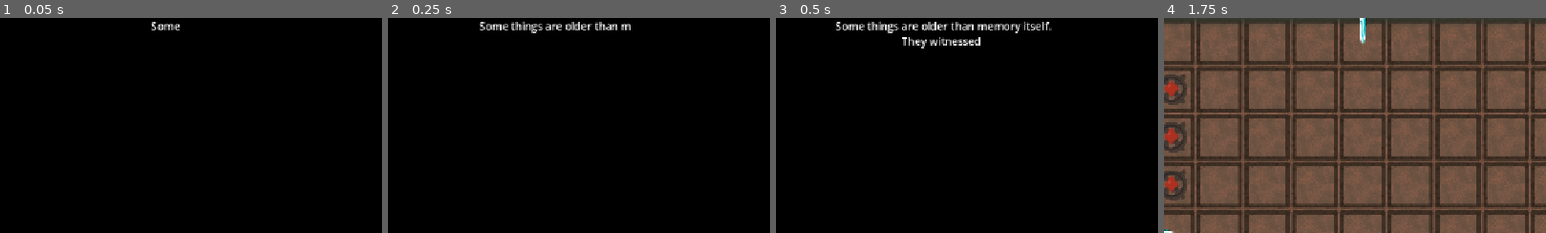
Above: before the commit, frames 1-4 (left to right).
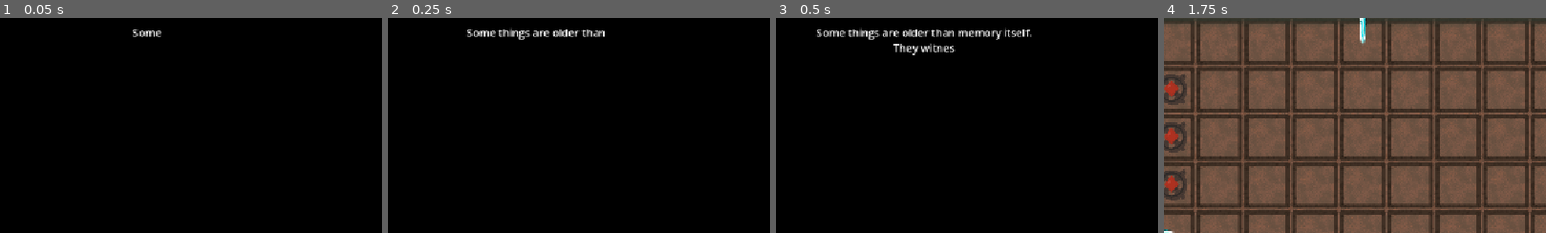
Above: after the commit, the same moments.

Repository: Wallted/ldjam-60
Game: Godot game, scene res://main.tscn
The game is run twice, just before and just after one commit, with the same random seed, the same clock (stepped at 60 frames per second) and the same inputs.
Inputs (mouse positions are % of the whole screen's width and height, from its top left):
- Up to frame 1 (0.05 s): no input
- Up to frame 2 (0.25 s): no input
- Up to frame 3 (0.5 s): no input
- Up to frame 4 (1.75 s): click "PLAY" at 0.5 s; move the mouse to (72, 45) at 1.27 s; hold W from 1.28 s (still down); tap R (rotate) at 1.35 s; click (72, 45) at 1.42 s
The pictures show only the part of the screen within x 24-74%, y 0-50%; the shares and areas given below are measured in that part.

The runs differ from the first frame. In frame 1, 0.4% of the frame differs, in the area x 34-48%, y 1-9%; in frame 2, 1.9%; in frame 3, 3.6%, in the area x 10-73%, y 1-18%; in frame 4, nothing differs.

Commit message:
[feature] adjustments

Diff:
--- a/main.gd
+++ b/main.gd
@@ -3,7 +3,7 @@
 @onready var color_rect: ColorRect = $CanvasLayer/TitleScreen/ColorRect
 @onready var button: Button = $CanvasLayer/TitleScreen/Button
 @onready var title_screen: Control = $CanvasLayer/TitleScreen
-@onready var title_text: RichTextLabel = $CanvasLayer/TitleScreen/TitleText
+@onready var title_text: RichTextLabel = $CanvasLayer/TitleScreen/MarginContainer/TitleText
 
 func _ready() -> void:
 	GameState.pause_game()
--- a/main.tscn
+++ b/main.tscn
@@ -118,10 +118,17 @@
 mouse_filter = 2
 color = Color(0, 0, 0, 1)
 
-[node name="TitleText" type="RichTextLabel" parent="CanvasLayer/TitleScreen" unique_id=2133776224]
-layout_mode = 0
-offset_right = 1057.0
-offset_bottom = 777.0
+[node name="MarginContainer" type="MarginContainer" parent="CanvasLayer/TitleScreen" unique_id=1520306389]
+layout_mode = 0
+offset_right = 1000.0
+offset_bottom = 12555.0
+theme_override_constants/margin_left = 10
+theme_override_constants/margin_top = 10
+theme_override_constants/margin_right = 10
+theme_override_constants/margin_bottom = 10
+
+[node name="TitleText" type="RichTextLabel" parent="CanvasLayer/TitleScreen/MarginContainer" unique_id=2133776224]
+layout_mode = 2
 text = "Some things are older than memory itself.
 They witnessed the rise and fall of entire civilizations and endured long after the people who once held them turned to dust.
 History remembers great kings, the mighty heroes and events that shaped our world.
@@ -134,18 +141,14 @@
 
 Just a stone...
 
-And it should've stayed that way...
-
 On the way back the glass case slipped and shattered against the ground.
 The stone rolled out onto the floor.
 You picked it up with your bare hands...
 
 The world disappeared.
 No light. No sound. No ground. No stone.
-As if you were inside of it...
-
-Something beyod the darkness stirs.
-Something ancient.
+
+Something beyond the darkness stirs.
 Something that has waited far longer than you can imagine.
 You are not alone here.
 
--- a/title_screen.gd
+++ b/title_screen.gd
@@ -1,6 +1,6 @@
 extends Control
 
-@onready var text_node: RichTextLabel = $TitleText
+@onready var text_node: RichTextLabel = $MarginContainer/TitleText
 
 @export var duration: float = 0.0
 
